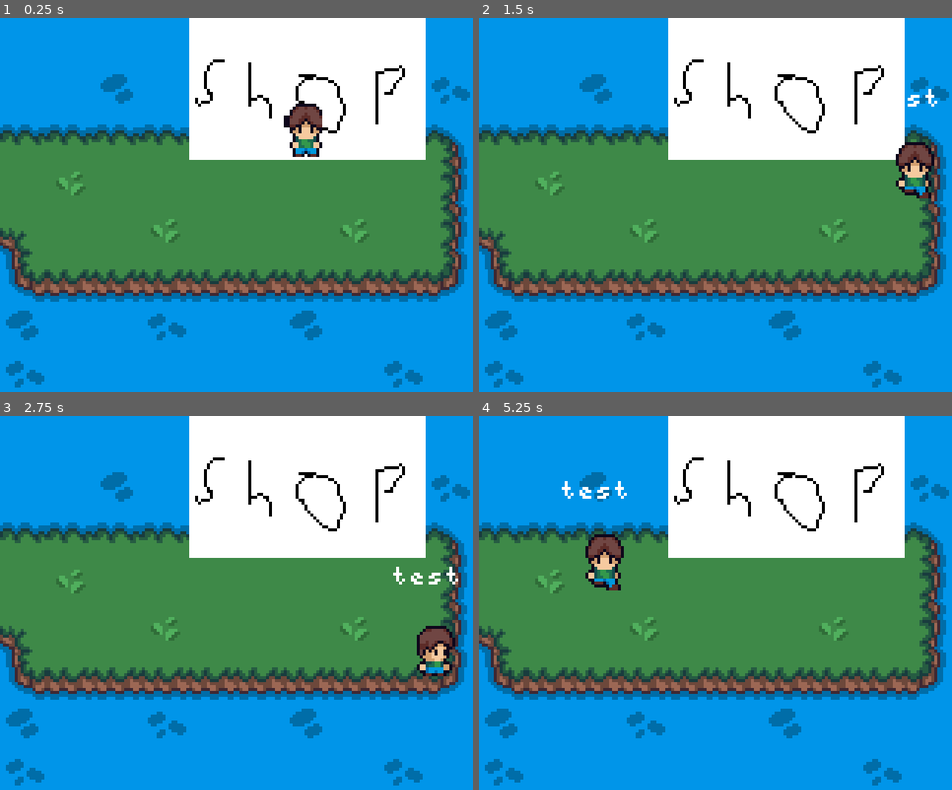
Above: before the commit, frames 1-4 (two rows, left to right).
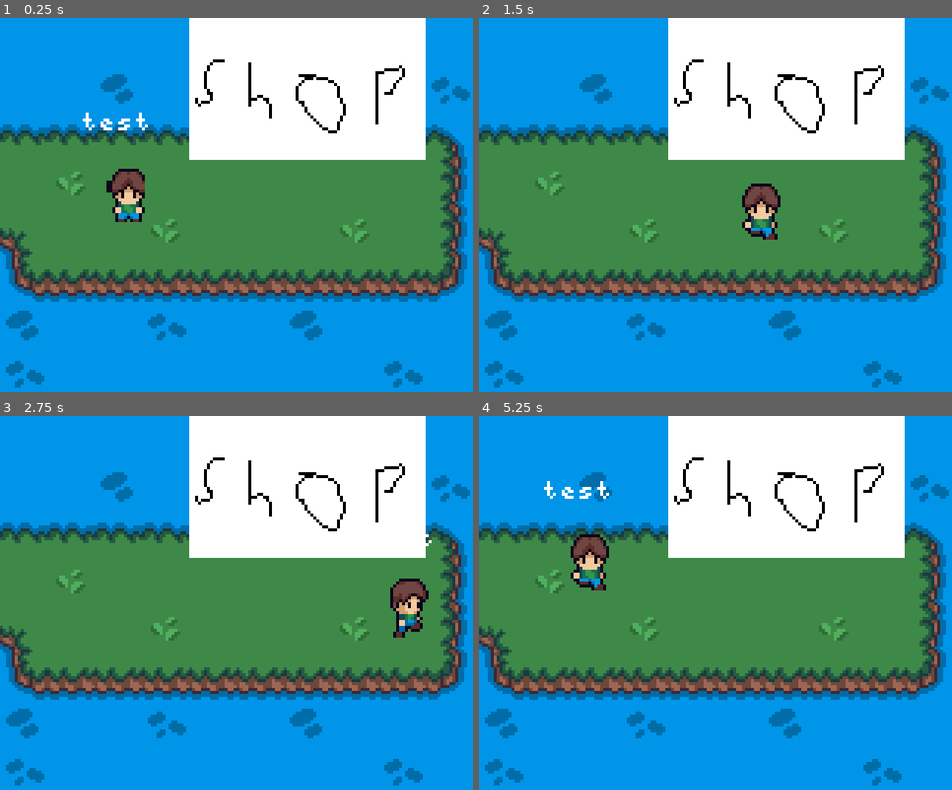
Above: after the commit, the same moments.

Repository: ColinVanderMeer/UntitledFishingGameGodot
Game: Godot game, scene res://shopIsland.tscn
Two runs of this game, one before a commit and one after it. Both use one fixed random seed, a clock stepped at 60 frames per second and the inputs below. The project has no main scene, so this scene is started directly.
Inputs:
- Up to frame 1 (0.25 s): no input
- Up to frame 2 (1.5 s): tap Enter at 0.5 s; hold Right (ui_right) 0.53-1.28 s; tap E (interact) at 0.6, 1.35 s; hold Down (ui_down) from 1.28 s (still down)
- Up to frame 3 (2.75 s): release Down (ui_down) at 2.03 s; hold Right (ui_right) from 2.03 s (still down); tap E (interact) at 2.1 s
- Up to frame 4 (5.25 s): release Right (ui_right) at 2.78 s; hold Up (ui_up) 2.78-3.53 s; tap E (interact) every 0.75 s from 2.85 to 5.1 s; hold Left (ui_left) 3.53-5.03 s; hold Down (ui_down) from 5.03 s (still down)

The runs differ from the first frame. In frame 1, 2.0% of the frame differs, in the area x 17-69%, y 22-55%; in frame 2, 2.0%; in frame 3, 2.0%; in frame 4, 1.6%.

Commit message:
Update scene_change direction to be enum

Diff:
--- a/Central.tscn
+++ b/Central.tscn
@@ -69,7 +69,7 @@
 collision_layer = 4
 collision_mask = 0
 script = ExtResource("4_b6gqc")
-direction = "East"
+direction = 1
 map = "uid://bjgolrncoxa5f"
 
 [node name="CollisionShape2D" type="CollisionShape2D" parent="Transitions/East"]
@@ -80,7 +80,6 @@
 collision_layer = 4
 collision_mask = 0
 script = ExtResource("4_b6gqc")
-direction = "North"
 map = "uid://ccwcmxr1pdh2"
 
 [node name="CollisionShape2D" type="CollisionShape2D" parent="Transitions/North"]
@@ -91,7 +90,7 @@
 collision_layer = 4
 collision_mask = 0
 script = ExtResource("4_b6gqc")
-direction = "West"
+direction = 3
 map = "uid://ciob6efre70ff"
 
 [node name="CollisionShape2D" type="CollisionShape2D" parent="Transitions/West"]
--- a/dock.tscn
+++ b/dock.tscn
@@ -57,7 +57,7 @@
 collision_layer = 4
 collision_mask = 0
 script = ExtResource("4_rcesp")
-direction = "South"
+direction = 2
 map = "uid://b5onu7132firl"
 
 [node name="CollisionShape2D" type="CollisionShape2D" parent="Transitions/SouthTransition"]
--- a/mainIsland.tscn
+++ b/mainIsland.tscn
@@ -69,7 +69,7 @@
 collision_layer = 4
 collision_mask = 0
 script = ExtResource("7_leyo6")
-direction = "East"
+direction = 1
 map = "uid://b5onu7132firl"
 
 [node name="CollisionShape2D" type="CollisionShape2D" parent="Transitions/East"]
--- a/player.gd
+++ b/player.gd
@@ -97,14 +97,15 @@
 		#interactLabel.text = ""
 
 func scene_change(area):
+	print(area.direction)
 	match area.direction:
-		"North":
+		0: # North
 			Global.player_spawn_position = Vector2(self.global_position.x, 115)
-		"East":
+		1: # East
 			Global.player_spawn_position = Vector2(8, self.global_position.y)
-		"South":
+		2: # South
 			Global.player_spawn_position = Vector2(self.global_position.x, 8)
-		"West":
+		3: # West
 			Global.player_spawn_position = Vector2(152, self.global_position.y)
 
 	call_deferred("_deferred_scene_change", area.map)
--- a/scene_change.gd
+++ b/scene_change.gd
@@ -1,5 +1,7 @@
 extends Area2D
 
+enum direction_enum {North, East, South, West}
+
 @export var interact_type = "scene_change"
-@export var direction = "none"
+@export var direction: direction_enum
 @export_file("*.tscn") var map
--- /dev/null
+++ b/shop.tscn
@@ -0,0 +1,51 @@
+[gd_scene load_steps=6 format=3 uid="uid://dkyi81pt0xq8h"]
+
+[ext_resource type="TileSet" uid="uid://5ec7aqryvhob" path="res://Tileset.tres" id="1_fgaav"]
+[ext_resource type="Theme" uid="uid://cqlcjx0e4f7ox" path="res://new_theme.tres" id="2_6lah5"]
+[ext_resource type="PackedScene" uid="uid://cv2fcay36vca2" path="res://player.tscn" id="3_gmb2m"]
+[ext_resource type="Script" uid="uid://dl5tqwls5bk8p" path="res://scene_change.gd" id="4_8kdgp"]
+
+[sub_resource type="RectangleShape2D" id="RectangleShape2D_myf4l"]
+size = Vector2(20, 4)
+
+[node name="Node2D" type="Node2D"]
+
+[node name="TileMapLayer" type="TileMapLayer" parent="."]
+tile_map_data = PackedByteArray(0, 0, 2, 0, 7, 0, 0, 0, 1, 0, 1, 0, 0, 0)
+tile_set = ExtResource("1_fgaav")
+
+[node name="TextBox" type="Panel" parent="." groups=["TextBox"]]
+visible = false
+offset_left = 2.0
+offset_top = 82.0
+offset_right = 158.0
+offset_bottom = 126.0
+theme = ExtResource("2_6lah5")
+
+[node name="Label" type="Label" parent="TextBox"]
+layout_mode = 0
+offset_left = 3.0
+offset_top = 3.0
+offset_right = 153.0
+offset_bottom = 42.0
+theme_override_constants/line_spacing = 1
+text = "Welcome to Fishing! Use L
+to interact with objects,
+K to close text boxes,
+and I to open the menu."
+
+[node name="Player" parent="." instance=ExtResource("3_gmb2m")]
+position = Vector2(43, 59)
+
+[node name="Transitions" type="Node2D" parent="."]
+
+[node name="Shop" type="Area2D" parent="Transitions"]
+collision_layer = 4
+collision_mask = 0
+script = ExtResource("4_8kdgp")
+direction = 2
+map = "uid://bjgolrncoxa5f"
+
+[node name="CollisionShape2D" type="CollisionShape2D" parent="Transitions/Shop"]
+position = Vector2(40, 133)
+shape = SubResource("RectangleShape2D_myf4l")
--- a/shopIsland.tscn
+++ b/shopIsland.tscn
@@ -10,10 +10,13 @@
 [sub_resource type="RectangleShape2D" id="RectangleShape2D_rpar3"]
 size = Vector2(5, 128)
 
+[sub_resource type="RectangleShape2D" id="RectangleShape2D_2rpcb"]
+size = Vector2(20, 4)
+
 [node name="Node2D" type="Node2D"]
 
 [node name="TileMapLayer" type="TileMapLayer" parent="."]
-tile_map_data = PackedByteArray("AAAAAAIAAAABAAIAAAABAAIAAAA …(227 unchanged characters)… IAAAAFAAMAAAACAAMAAAAFAAQAAAACAAMAAAAGAAIAAAABAAIAAAAGAAMAAAACAAMAAAAGAAQAAAACAAMAAAAAAAUAAAAAAA …(776 unchanged characters)…
+tile_map_data = PackedByteArray("AAAAAAIAAAABAAIAAAABAAIAAAA …(227 unchanged characters)… IAAAAFAAMAAAACAAMAAAAFAAQAAAACAAMAAAAGAAMAAAACAAMAAAAGAAQAAAACAAMAAAAAAAUAAAAAAA …(776 unchanged characters)…
 tile_set = ExtResource("1_7ooyh")
 
 [node name="FishableArea" type="Area2D" parent="."]
@@ -59,7 +62,7 @@
 texture = ExtResource("5_2rpcb")
 
 [node name="Player" parent="." instance=ExtResource("5_8f1rm")]
-position = Vector2(103, 37)
+position = Vector2(43, 59)
 
 [node name="Transitions" type="Node2D" parent="."]
 
@@ -67,9 +70,19 @@
 collision_layer = 4
 collision_mask = 0
 script = ExtResource("4_2jreh")
-direction = "West"
+direction = 3
 map = "uid://b5onu7132firl"
 
 [node name="CollisionShape2D" type="CollisionShape2D" parent="Transitions/West"]
 position = Vector2(-5.5, 64)
 shape = SubResource("RectangleShape2D_rpar3")
+
+[node name="Shop" type="Area2D" parent="Transitions"]
+collision_layer = 4
+collision_mask = 0
+script = ExtResource("4_2jreh")
+map = "uid://b5onu7132firl"
+
+[node name="CollisionShape2D" type="CollisionShape2D" parent="Transitions/Shop"]
+position = Vector2(104, 27)
+shape = SubResource("RectangleShape2D_2rpcb")
Not shown: 1 places in shopIsland.tscn that only renumber resources
